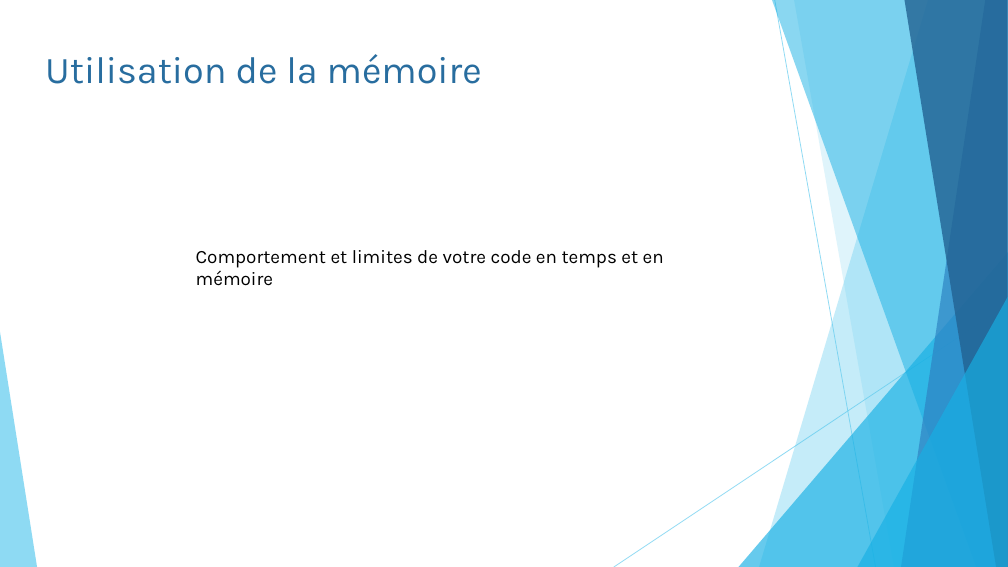
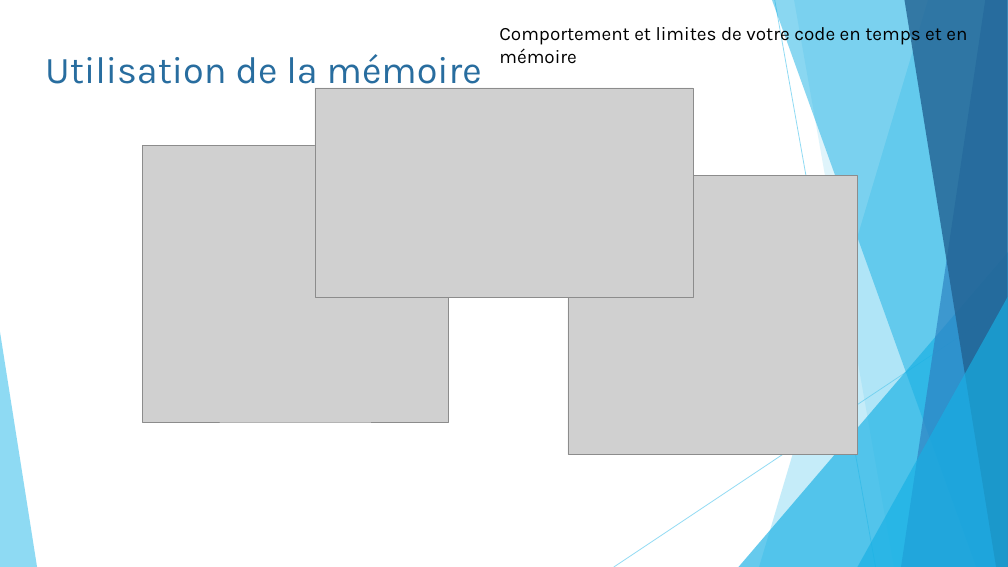
Before and after one commit to pierreluc-plt/ProjetSimulation, a slide deck: slide 17 of Oral/Présentation_Eq11.pptx (slide 16 before the commit). Drawn at 1008x567 pixels with LibreOffice and Linux fonts; fonts in the diff are those of the drawing; grey boxes stand for pictures. Boxes give left, top, right and bottom in pixels: in the first picture for what was removed or moved away, otherwise in the second. Text is boxed around its words. In the diff, an @@ line names an element or a change of style, - is before the commit and + after.

```diff
--- a/Oral/Présentation_Eq11.pptx
+++ b/Oral/Présentation_Eq11.pptx
@@ text "Comportement et limites de votre ..." rewrapped from bbox=[196, 250, 664, 286] to bbox=[499, 23, 967, 64] @@
@@ picture added at bbox=[315, 88, 693, 297] @@
@@ picture added at bbox=[142, 145, 449, 422] @@
@@ picture added at bbox=[568, 175, 858, 454] @@
```
Also in this commit, not shown: 8 other slides changed, 1 slide added.
